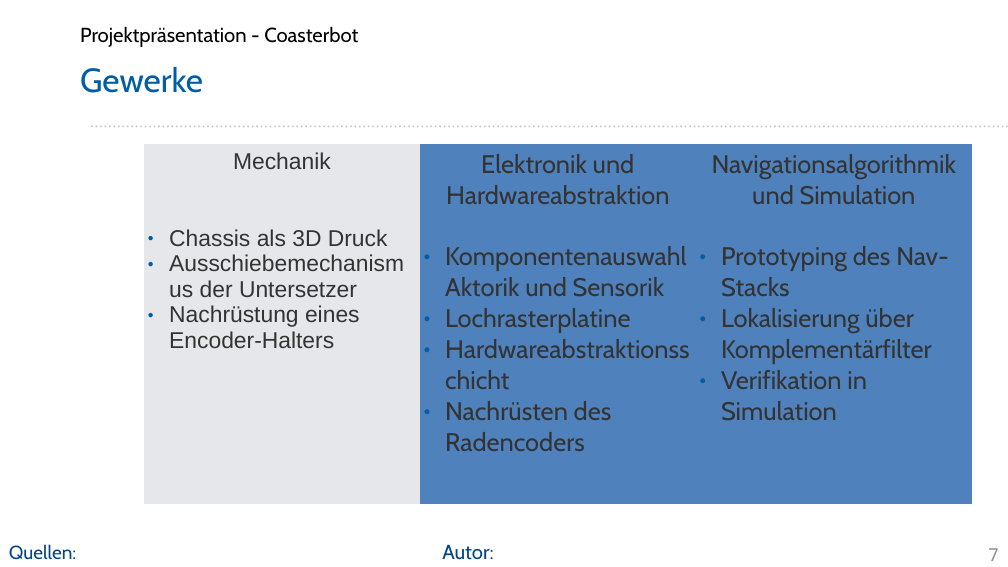
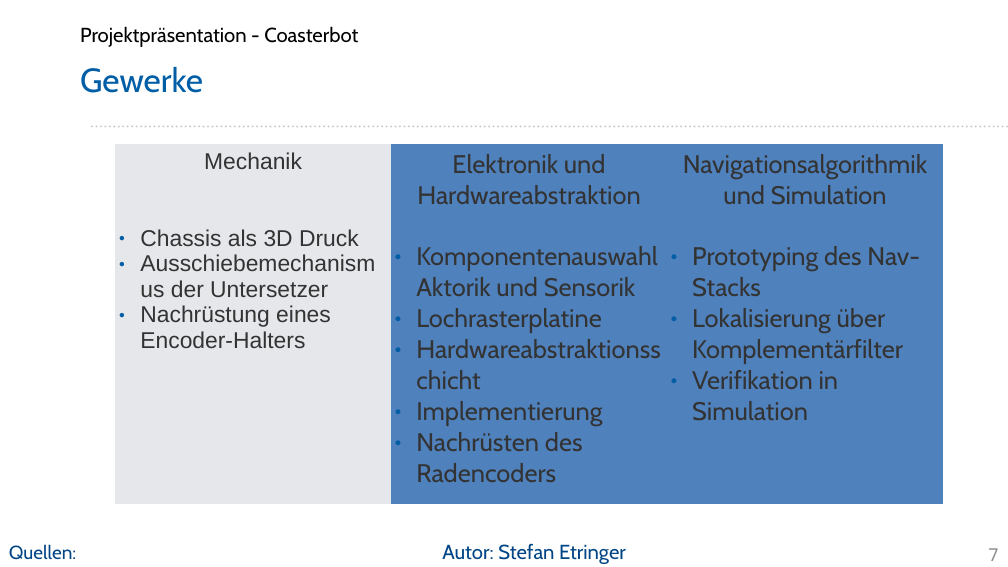
Before and after one commit to Project-CoasterBot/coasterbot, a slide deck: slide 7 of M6_Projekträsentation/se_Projektpräsentation_Coasterbot.odp. Drawn at 1008x567 pixels with LibreOffice and Linux fonts; fonts in the diff are those of the drawing; background and template pictures are left out. Boxes give left, top, right and bottom in pixels: in the first picture for what was removed or moved away, otherwise in the second. Text is boxed around its words. In the diff, an @@ line names an element or a change of style, - is before the commit and + after.

Commit message:
Bilder eingefügt, Text angepasst

```diff
--- a/M6_Projekträsentation/se_Projektpräsentation_Coasterbot.odp
+++ b/M6_Projekträsentation/se_Projektpräsentation_Coasterbot.odp
@@ table at bbox=[115, 144, 944, 504] @@
-row 1, column 2: Elektronik und Hardwareabstraktion / Komponentenauswahl Aktorik und Sensorik / Lochrasterplatine / Hardwareabstraktionsschicht / Nachrüsten des Radencoders
+row 1, column 2: Elektronik und Hardwareabstraktion / Komponentenauswahl Aktorik und Sensorik / Lochrasterplatine / Hardwareabstraktionsschicht / Implementierung / Nachrüsten des Radencoders
@@ table: place and size @@
-table at bbox=[144, 144, 972, 504]
+table at bbox=[115, 144, 944, 504]
@@ text at bbox=[442, 543, 626, 564]: text changed @@
-Autor:
+Autor: Stefan Etringer
```
Also in this commit, not shown: 10 other slides changed, 4 slides added, 1 slide removed.
